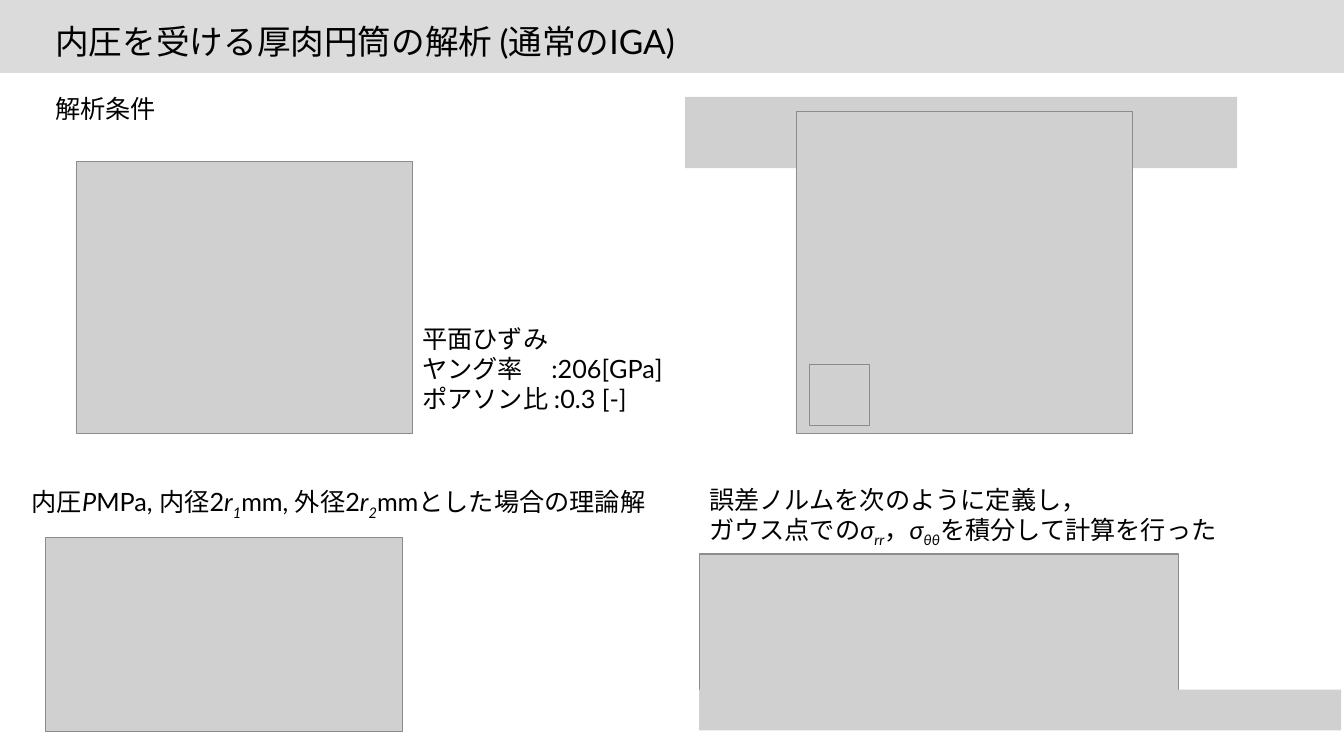
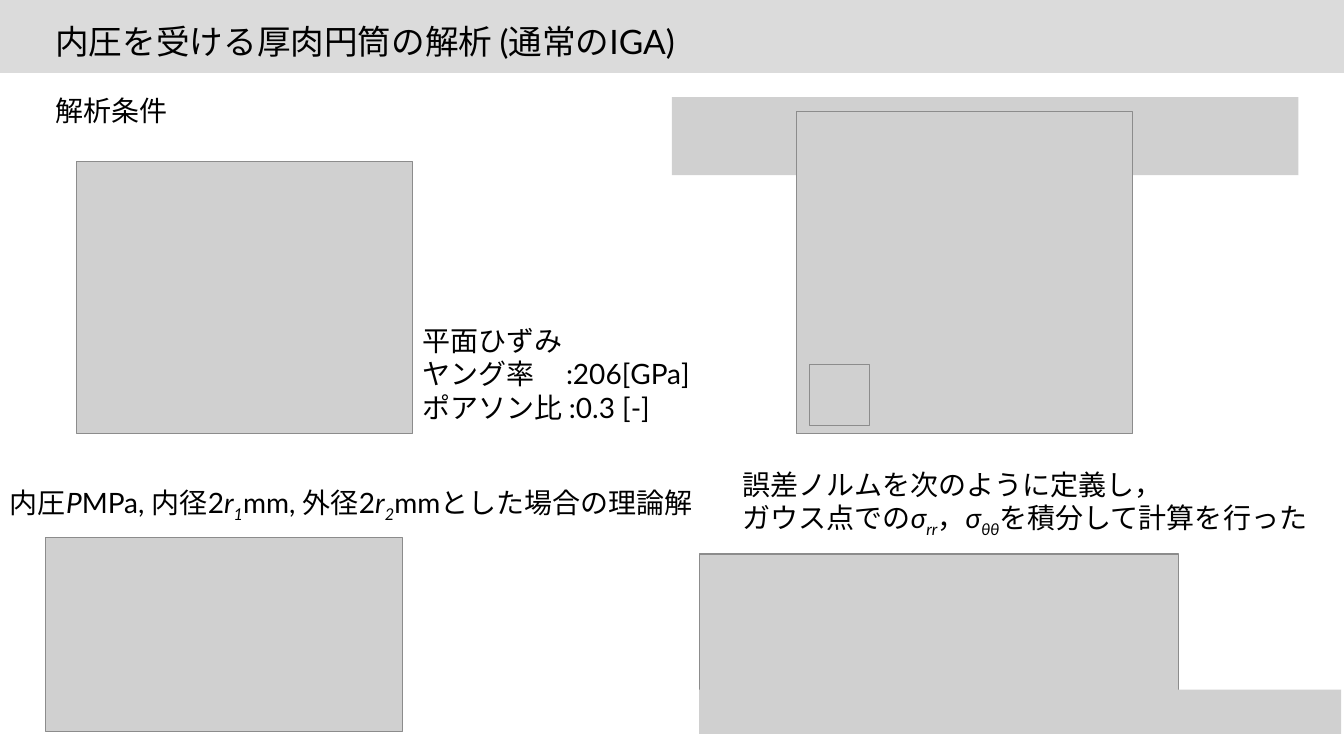
Before and after one commit to JoTsuchi22/lab_share, a slide deck: slide 8 of 卒論発表/最終版/20220208_卒業発表_土山雄飛.pptx. Drawn at 1344x756 pixels with LibreOffice and Linux fonts; fonts in the diff are those of the drawing; grey boxes stand for pictures. Boxes give left, top, right and bottom in pixels: in the first picture for what was removed or moved away, otherwise in the second. Text is boxed around its words. In the diff, an @@ line names an element or a change of style, - is before the commit and + after.

```diff
--- a/卒論発表/最終版/20220208_卒業発表_土山雄飛.pptx
+++ b/卒論発表/最終版/20220208_卒業発表_土山雄飛.pptx
@@ size 18 to 20 pt in 4 elements at box(422, 328, 690, 420), box(10, 489, 385, 517), box(742, 471, 1162, 530), box(55, 97, 167, 124) @@
@@ picture: place and size @@
-picture at box(686, 97, 1238, 168)
+picture at box(673, 97, 1300, 174)
@@ text "誤差ノルムを次のように定義し，": place and size @@
-text "誤差ノルムを次のように定義し，" at box(709, 487, 1086, 541)
+text "誤差ノルムを次のように定義し，" at box(742, 471, 1162, 530)
@@ text "内圧PMPa, 内径2r1mm, 外径2r2mmとした場合の理論解": place and size @@
-text "内圧PMPa, 内径2r1mm, 外径2r2mmとした場合の理論解" at box(32, 489, 369, 515)
+text "内圧PMPa, 内径2r1mm, 外径2r2mmとした場合の理論解" at box(10, 489, 385, 517)
@@ picture: place and size @@
-picture at box(700, 690, 1342, 730)
+picture at box(700, 690, 1342, 734)
@@ page number removed at box(1232, 711, 1242, 731) @@
-8
```
Also in this commit, not shown: 17 other slides changed, 13 other files.
